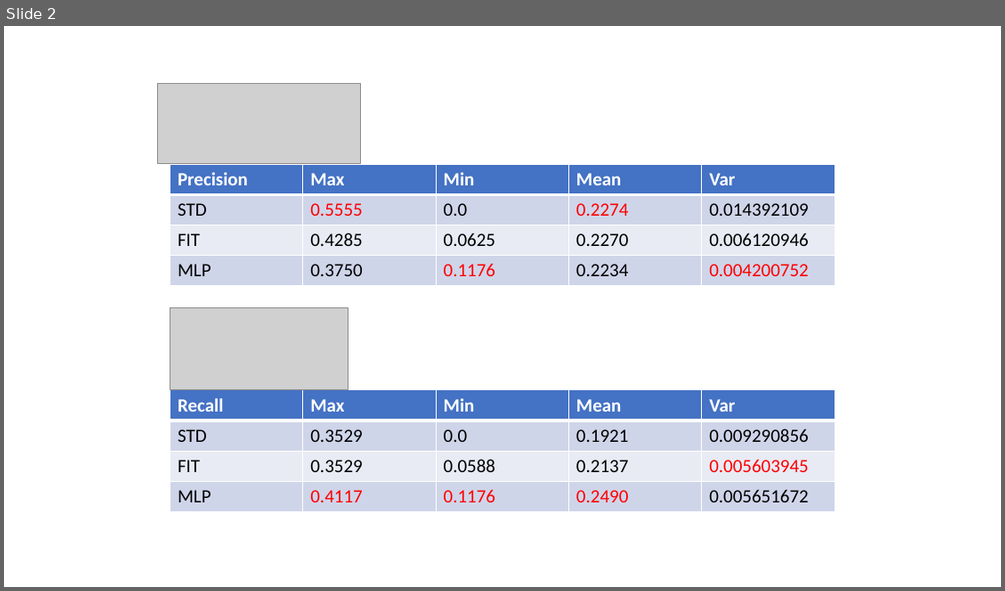
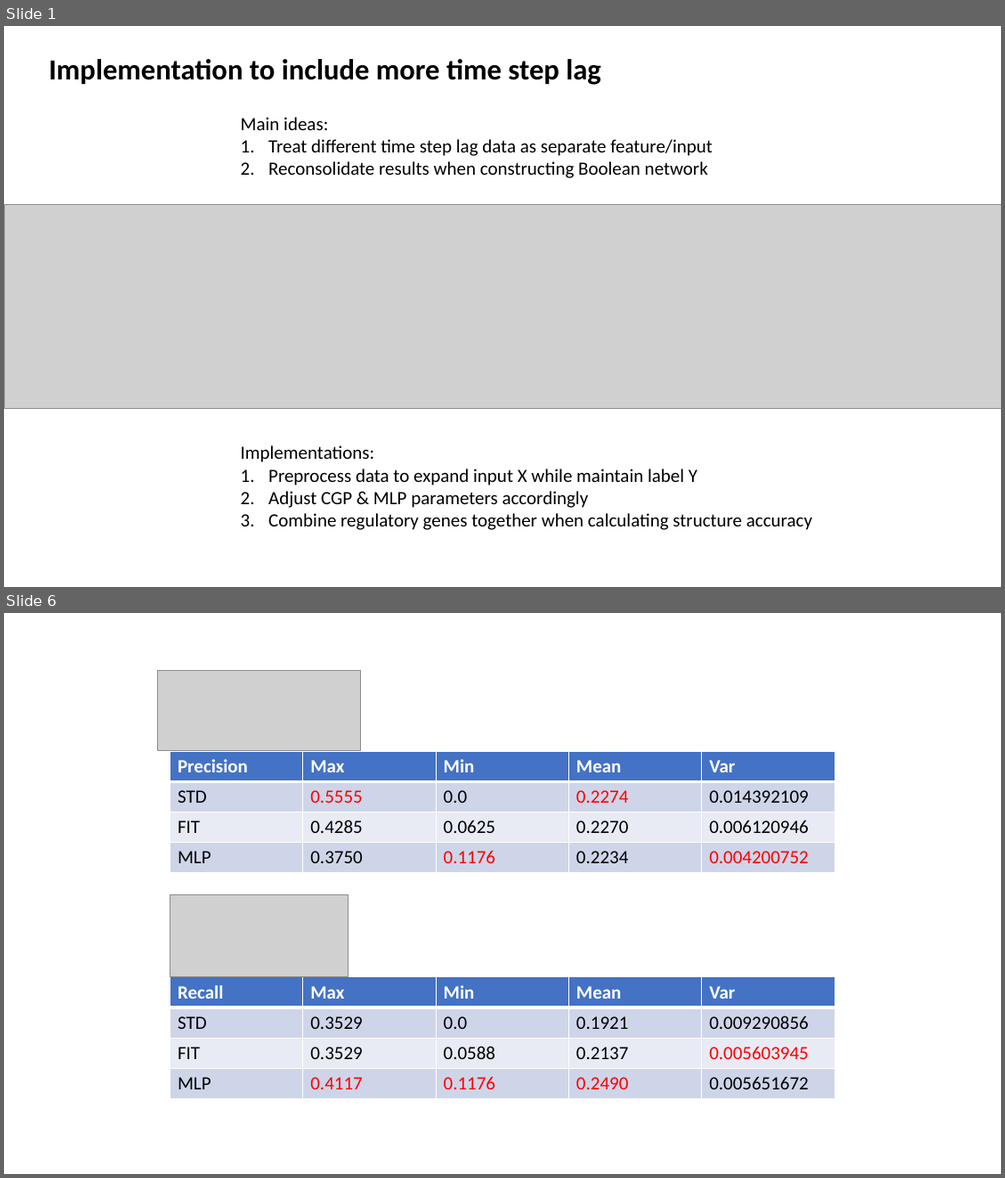
Before and after one commit to oatoul/learn-julia, a slide deck: experiments/CGP.pptx. Shown one above the other, each under a label of ours: slide 2 before the commit, slides 1 and 6 after it; the slides between them are not shown. The pictures are 1005x591 and 1005x1178 pixels, drawn with LibreOffice and Linux fonts; fonts in the diff are those of the drawing; grey boxes stand for pictures. Boxes give left, top, right and bottom in pixels: in the first picture for what was removed or moved away, otherwise in the second. Text is boxed around its words. In the diff, an @@ line names an element or a change of style, - is before the commit and + after.

```diff
--- a/experiments/CGP.pptx
+++ b/experiments/CGP.pptx
@@ slide 1 added at [4, 26, 1001, 587], background #FFFFFF @@
@@ text added at [48, 59, 601, 85], 28 pt, text #000000, bold @@
+Implementation to include more time step lag
@@ text added at [241, 117, 712, 178], 18 pt, text #000000 @@
+Main ideas:
+1. Treat different time step lag data as separate feature/input
+2. Reconsolidate results when constructing Boolean network
@@ picture added at [4, 205, 1001, 408] @@
@@ text added at [241, 445, 812, 530], 18 pt, text #000000 @@
+Implementations:
+1. Preprocess data to expand input X while maintain label Y
+2. Adjust CGP & MLP parameters accordingly
+3. Combine regulatory genes together when calculating structure accuracy
@@ what was slide 2 is now slide 6 @@
```
Also in this commit, not shown: 1 slide changed, 3 other slides added, 3 other files.
